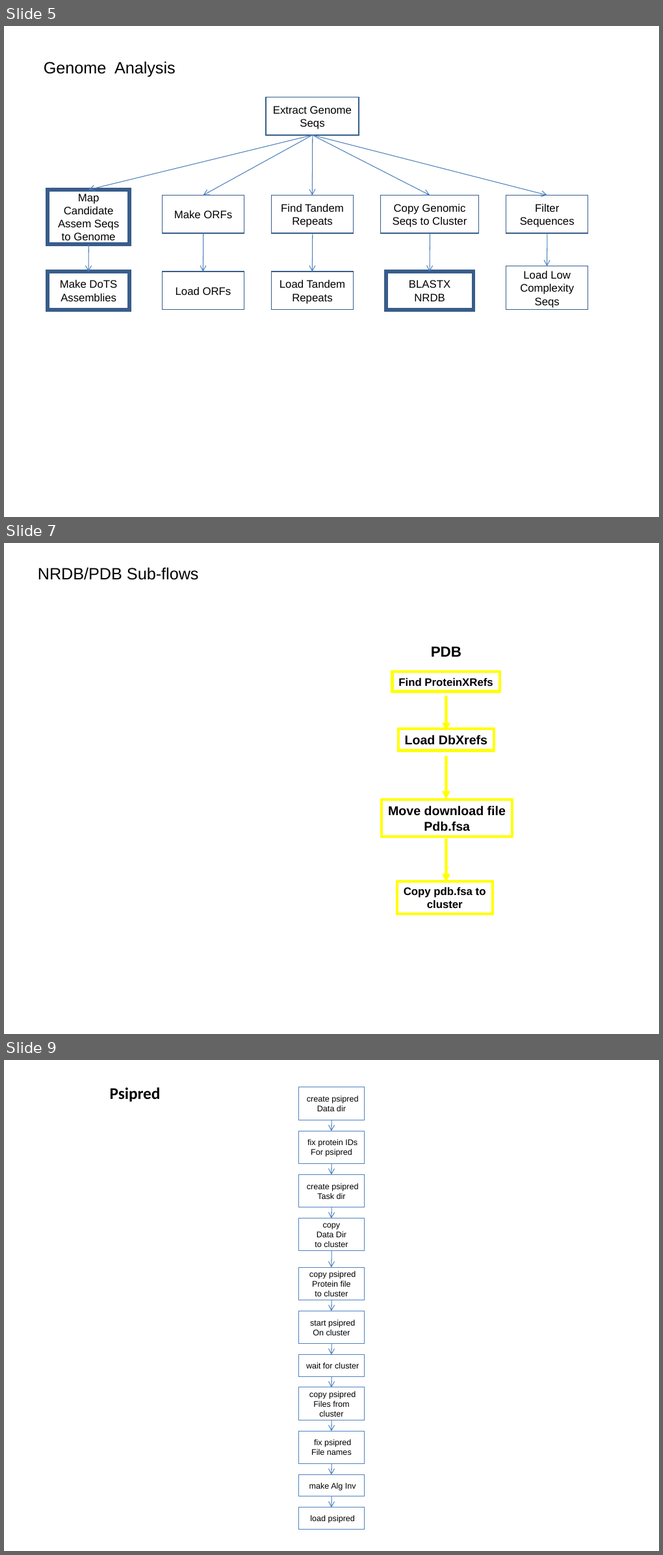
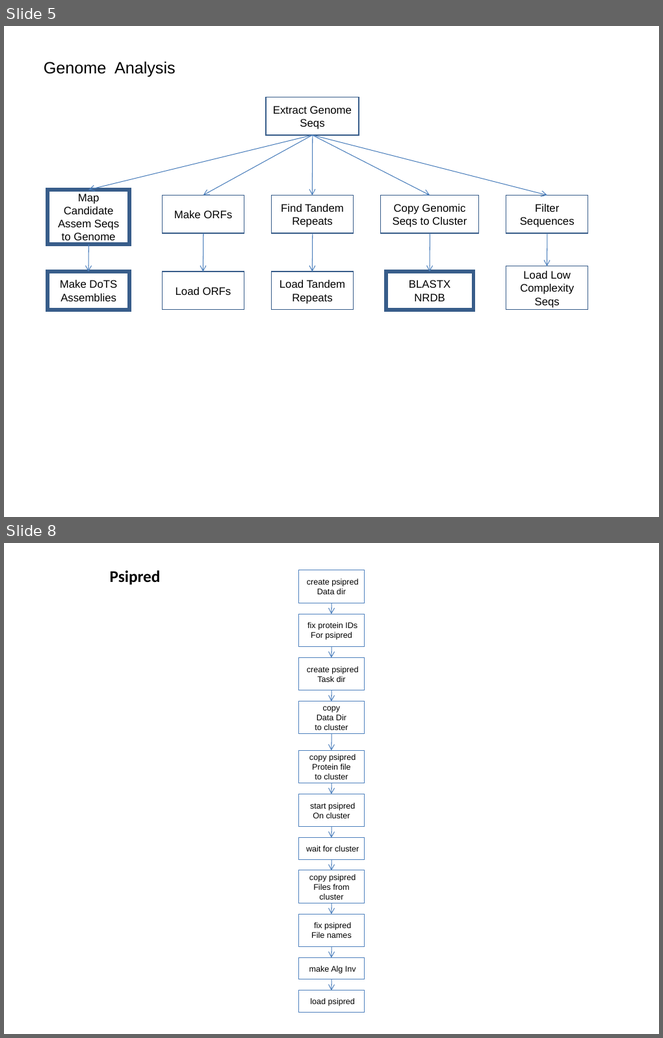
Before and after one commit to VEuPathDB/ApiCommonData, a slide deck: Load/doc/workflow/AnalysisWorkflow.ppt. Shown one above the other, each under a label of ours: slides 5, 7 and 9 before the commit, slides 5 and 8 after it; the slides between them are not shown. The pictures are 663x1555 and 663x1038 pixels, drawn with LibreOffice and Linux fonts; fonts in the diff are those of the drawing. Boxes give left, top, right and bottom in pixels: in the first picture for what was removed or moved away, otherwise in the second. Text is boxed around its words. In the diff, an @@ line names an element or a change of style, - is before the commit and + after.

```diff
--- a/Load/doc/workflow/AnalysisWorkflow.ppt
+++ b/Load/doc/workflow/AnalysisWorkflow.ppt
@@ slide 7 removed at <box>4,543,659,1034</box>, background #FFFFFF @@
@@ text removed at <box>38,567,199,580</box> @@
-NRDB/PDB Sub-flows
@@ text removed at <box>431,646,462,657</box> @@
-PDB
@@ rectangle removed at <box>393,672,500,692</box> @@
-Find ProteinXRefs
@@ arrow removed from (446, 696) to (446, 731) @@
@@ rectangle removed at <box>399,728,495,751</box> @@
-Load DbXrefs
@@ arrow removed from (446, 756) to (446, 800) @@
@@ rectangle removed at <box>382,800,513,837</box> @@
-Move download file
-Pdb.fsa
@@ arrow removed from (446, 839) to (446, 882) @@
@@ rectangle removed at <box>397,882,493,915</box> @@
-Copy pdb.fsa to
-cluster
@@ what was slide 9 is now slide 8 @@
```
Also in this commit, not shown: 3 slides changed, 1 slide added, 1 other slide removed, 1 other file.
